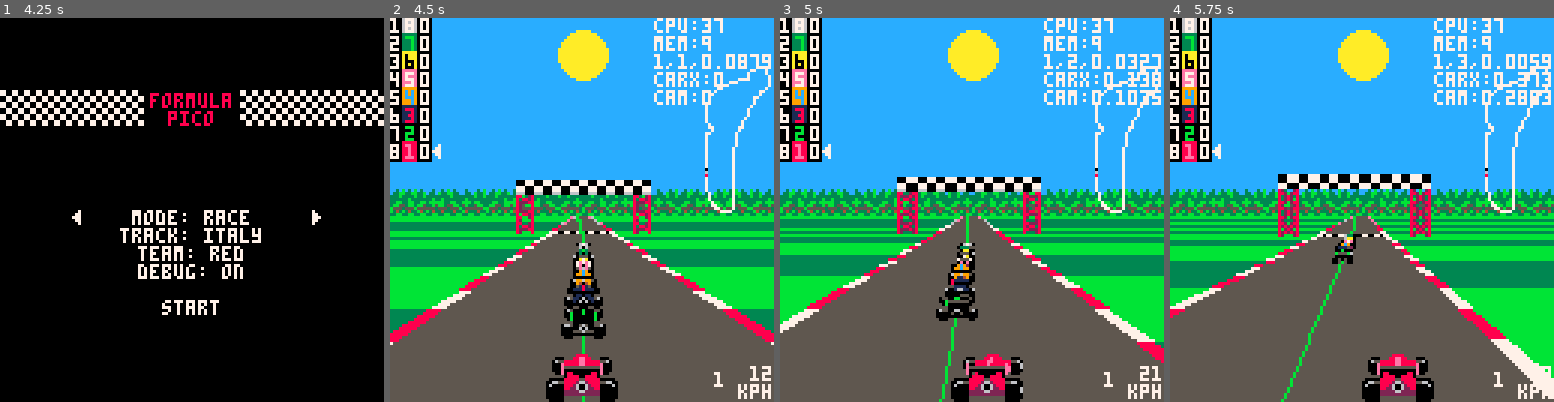
Above: before the commit, frames 1-4 (left to right).
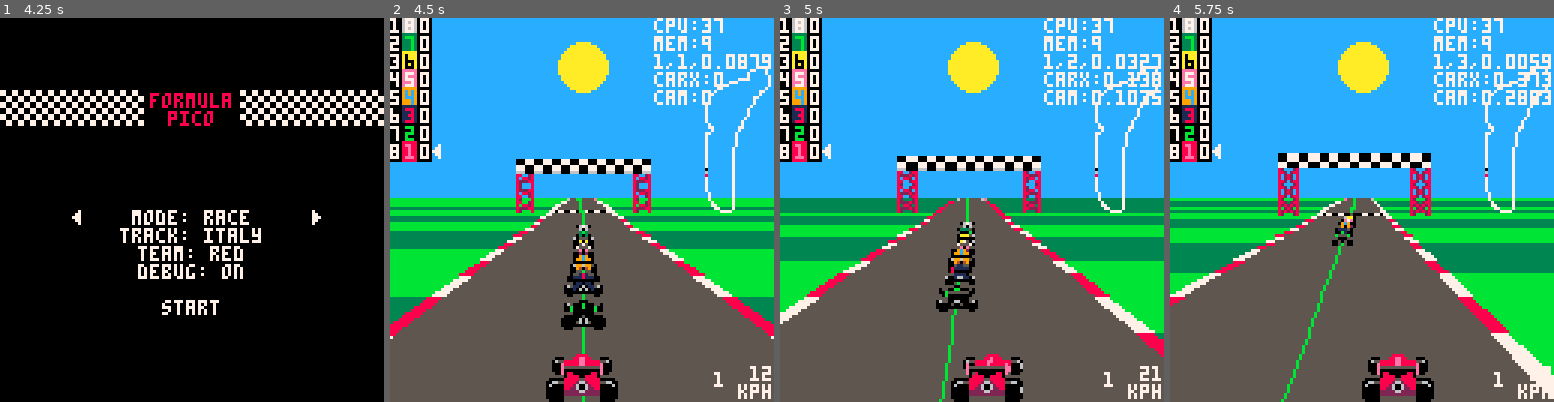
Above: after the commit, the same moments.

Repository: Joeltronics/formula_pico
Game: PICO-8 cartridge formula_pico.p8
Same seed, same stepped clock (60 frames per second), same inputs: the game is played once before the commit and once after it.
Inputs:
- Up to frame 1 (4.25 s): tap X (X key) at 0.33, 0.7, 1.43, 2.58, 3.1, 3.62, 4.13 s; tap O (Z key) at 1.07, 1.8, 2.43, 3.07, 3.7 s; hold Right 2.33-3.33 s; hold Right 3.38-4.22 s
- Up to frame 2 (4.5 s): hold Up from 4.27 s (still down); tap O (Z key) at 4.33 s
- Up to frame 3 (5 s): tap X (X key) at 4.65 s; release Up at 4.67 s; hold Right from 4.72 s (still down); tap O (Z key) at 4.97 s
- Up to frame 4 (5.75 s): tap X (X key) at 5.17, 5.68 s; tap O (Z key) at 5.6 s; release Right at 5.72 s

Frame 1 is identical in both runs. In frame 2, 23% of the frame differs, in the area x 0-100%, y 3-86%; in frame 3, 20%; in frame 4, 20%.

Commit message:
Add elevation to Italy, and make some tunnel face drawing changes

Diff:
--- a/drawing.lua
+++ b/drawing.lua
@@ -153,13 +153,14 @@
 	local x1, y1, x2, y2 = get_tunnel_rect(x, y, scale)
 
 	-- tunnel wall top
-	local wh = 4.5*scale
+	-- TODO: variable tunnel height per section
+	local wh = 8*scale
 	local wy = ceil(y - wh)
 
 	-- faces
-	if(y1 > 0) rectfill(0, wy, 128, y1-1, 7)
-	if(x1 > 0) rectfill(0, y1, x1-1, y2-1, 7)
-	if(x2 < 128) rectfill(x2, y1, 127, y2-1, 7)
+	if(y1 > 0) rectfill(0, wy, 128, y1-1, 6)
+	if(x1 > 0) rectfill(0, y1, x1-1, y2-1, 6)
+	if(x2 < 128) rectfill(x2, y1, 127, y2-1, 6)
 end
 
 function draw_tunnel_walls(x1, y1, scale1, x2, y2, scale2, sumct)
--- a/generated_data.lua
+++ b/generated_data.lua
@@ -30,7 +30,7 @@
 	minimap_offset_x=22,
 	minimap_offset_y=12,
 	tree_bg=true,
-	sections_compressed="16;92;12,0,0.25;16,0,-0.375;32,0,0.125;16;88,0,0.2;64;12,0,-0.25;12,0,0.25;24;24,0,0.25;24;24,0,0.2;24;24,0,-0.075;48;8,tnl=true;48;16,0,-0.125;16,0,0.2;16,0,-0.15;144;24,0,0.25;32,0,0.125;60,0,0.125;32",
+	sections_compressed="16,0.125;92,0.125;12,0,0.25;16,0,-0.375;32,0,0.125;16,0.125;88,0,0.2;32;32,0.5;12,0,-0.25;12,0,0.25;24;24,0,0.25;24;24,0,0.2;24;24,0,-0.075;16;16;16,-0.75;8,tnl=true;16;16,0.75;16;16,0,-0.125;16,0,0.2;16,0,-0.15;144,-0.25;24,0,0.25;32,0,0.125;60,0,0.125;32,0.125",
 },
 {
 	name="monaco",
Not shown, changed: track_data.yaml
